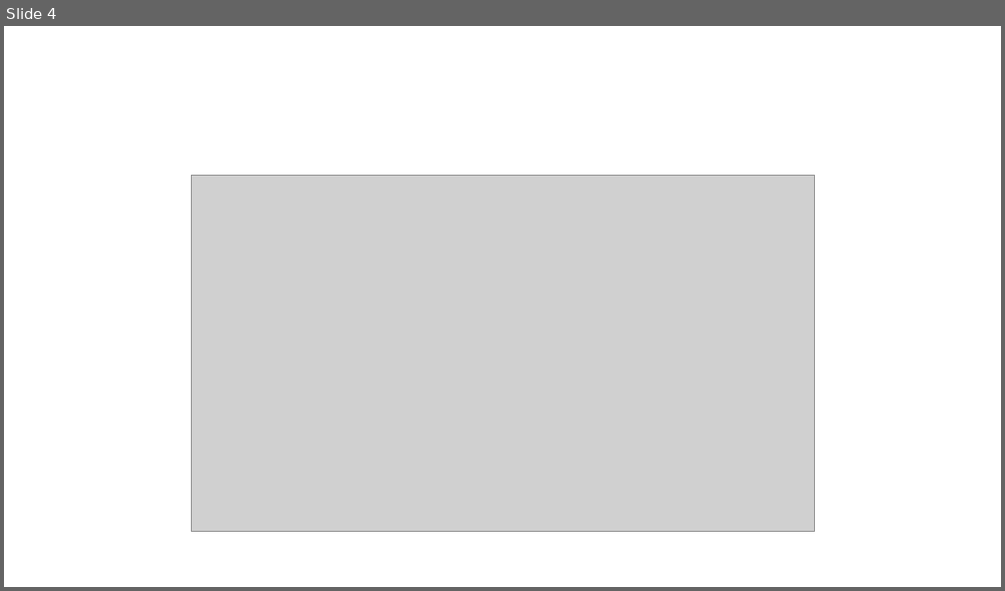
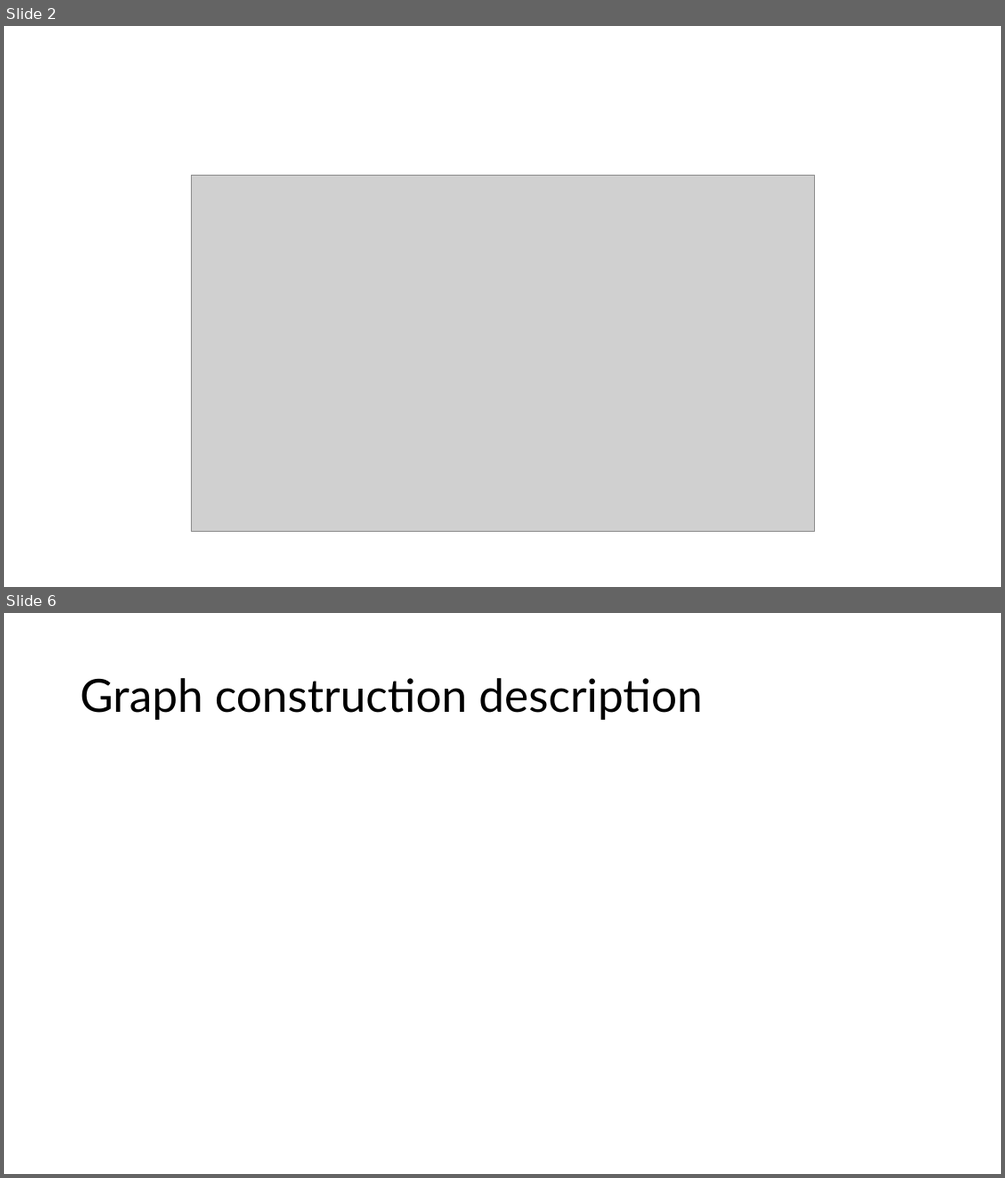
Before and after one commit to MattThePerson/SNA_Project_2024, a slide deck: Project Materials/Semiar Presentation.pptx. Shown one above the other, each under a label of ours: slide 4 before the commit, slides 2 and 6 after it; the slides between them are not shown. The pictures are 1005x591 and 1005x1178 pixels, drawn with LibreOffice and Linux fonts; fonts in the diff are those of the drawing; grey boxes stand for pictures. Boxes give left, top, right and bottom in pixels: in the first picture for what was removed or moved away, otherwise in the second. Text is boxed around its words. In the diff, an @@ line names an element or a change of style, - is before the commit and + after.

```diff
--- a/Project Materials/Semiar Presentation.pptx
+++ b/Project Materials/Semiar Presentation.pptx
@@ slide 6 added at (4, 613, 1001, 1174), background #FFFFFF @@
@@ title added at (80, 678, 702, 720), 44 pt, text #000000 @@
+Graph construction description
@@ what was slide 4 is now slide 2 @@
```
Also in this commit, not shown: 2 slides changed, 3 other slides added, 5 other files.
